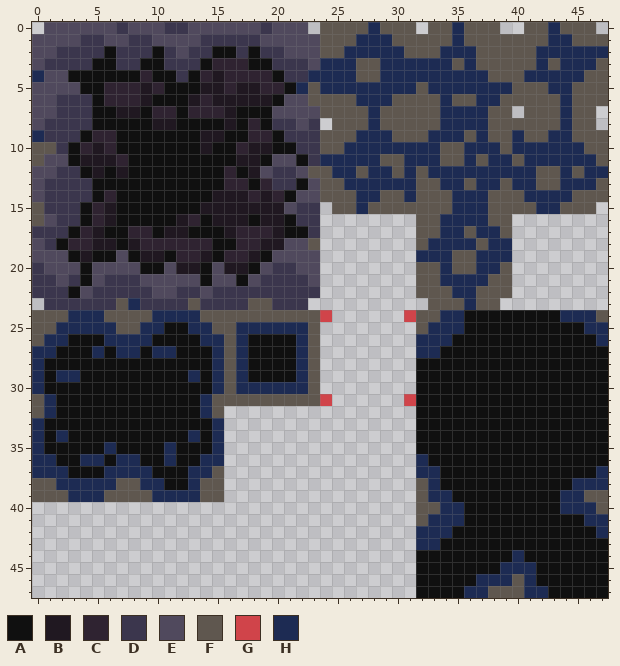
Edited in one commit: pixel-art file (Assets/Tiles/Rocks.aseprite). The picture above was drawn from the file before the commit.
48x48 pixels, 1 frame. Colours within 5 levels of each other are drawn and written as one.
Palette (. is transparent): A #101010  B #201821  C #2f2331  D #3b364d  E #50495d  F #5f574f  G #d0444a  H #1d2b53
The result:
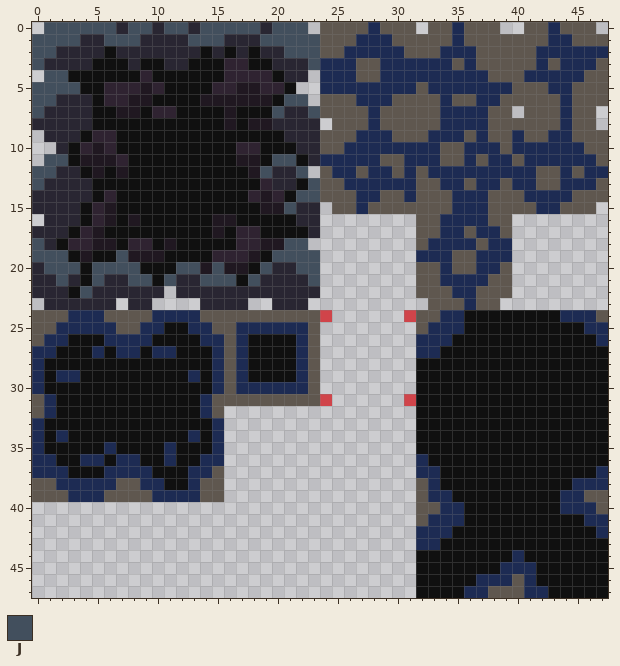
Colours new in this view: J #424f5d
Edits made:
layer "Experimental Rocks Inner" added
layer "Layer 1" now hidden
Colour D changes from #3b364d to #292632.
The author changed colour B to colour A in row 4 at x 15; in row 5 at x 14; in row 6 at x 13; in row 8 at x 10 to 11; in row 9 at x 14 to 15; in row 10 at x 14 and 19.
The author changed colour B to colour A in row 14 at x 15 to 17; in row 15 at x 14 to 18; in row 16 at x 12, 17 and 19 to 20; in row 17 at x 11 to 12, 16 and 20; in row 19 at x 14.
The author changed colour C to colour A in row 3 at x 15; in row 4 at x 14; in row 7 at x 13 to 15; in row 9 at x 18 to 19; in row 12 at x 16; in row 13 at x 16 to 17.
The author changed colour C to colour A in row 16 at x 13; in row 17 at x 8 to 9 and 19; in row 18 at x 10 and 12 to 14; in row 19 at x 12 to 13.
The author changed colour D to colour A in row 2 at x 14; in row 3 at x 7 and 13; in row 4 at x 12.
The author changed colour E to colour A in row 20 at x 11; in row 21 at x 10.
The author changed colour A to colour B in row 8 at x 19; in row 16 at x 8; in row 17 at x 15; in row 19 at x 8; in row 20 at x 14.
The author changed colour C to colour B in row 6 at x 8 and 14; in row 8 at x 18; in row 18 at x 11.
The author changed colour A to colour C in row 19 at x 15.
The author changed colour B to colour C in row 5 at x 15; in row 10 at x 18; in row 18 at x 8.
The author changed colour A to colour D in row 2 at x 10 and 15.
The author changed colour E to colour D in row 0 at x 10 and 13; in row 1 at x 10 to 12; in row 2 at x 12; in row 7 at x 1 and 21 to 22; in row 8 at x 0 and 22; in row 14 at x 0.
The author changed colour E to colour D in row 16 at x 1; in row 21 at x 12 to 13; in row 22 at x 10 and 14.
The author changed colour F to colour D in row 15 at x 0.
The author changed colour H to colour D in row 23 at x 8.
The author changed colour A to colour J in row 21 at x 14.
The author changed colour B to colour J in row 20 at x 12 to 13.
The author changed colour D to colour J in row 0 at x 11 to 12; in row 1 at x 8 and 14 to 15; in row 21 at x 8.
The author changed colour E to colour J in row 0 at x 1 to 6, 8 to 9, 14 to 18 and 20 to 22; in row 1 at x 0 to 3, 6 to 7, 13 and 19 to 23; in row 2 at x 0 to 1 and 21 to 23; in row 3 at x 0 and 23; in row 4 at x 1 to 2; in row 5 at x 0 to 3.
The author changed colour E to colour J in row 6 at x 0 to 1 and 21 to 22; in row 7 at x 0, 20 and 23; in row 11 at x 1 to 2 and 20 to 21; in row 12 at x 0 to 1, 19 and 22; in row 13 at x 0 and 23; in row 14 at x 22 to 23.
The author changed colour E to colour J in row 15 at x 21; in row 18 at x 0 and 21 to 22; in row 19 at x 0 to 2, 7 and 20 to 23; in row 20 at x 1 to 3, 5 to 8, 15, 19 and 22 to 23; in row 21 at x 2, 5, 9, 11, 15 to 16, 18 and 23; in row 22 at x 4.
The author cleared colour D in row 23 at x 10 to 12.
The author cleared colour E in row 22 at x 11.
The author cleared colour F in rows 5 to 6 at x 23; in row 10 at x 0 to 1; in row 11 at x 0; in row 12 at x 23; in row 16 at x 0; in row 18 at x 23.
The author cleared colour F in row 23 at x 7, 13 and 18 to 19.
The author cleared colour H in row 4 at x 0 and 23; in row 5 at x 22; in row 9 at x 0.
